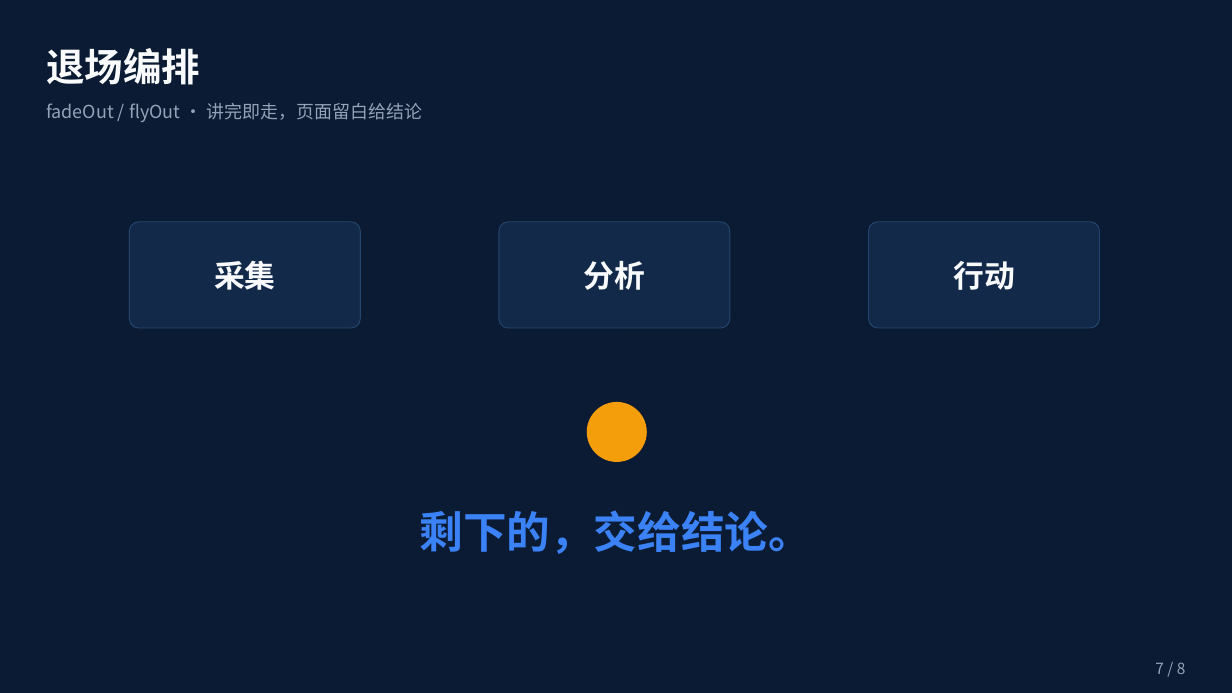
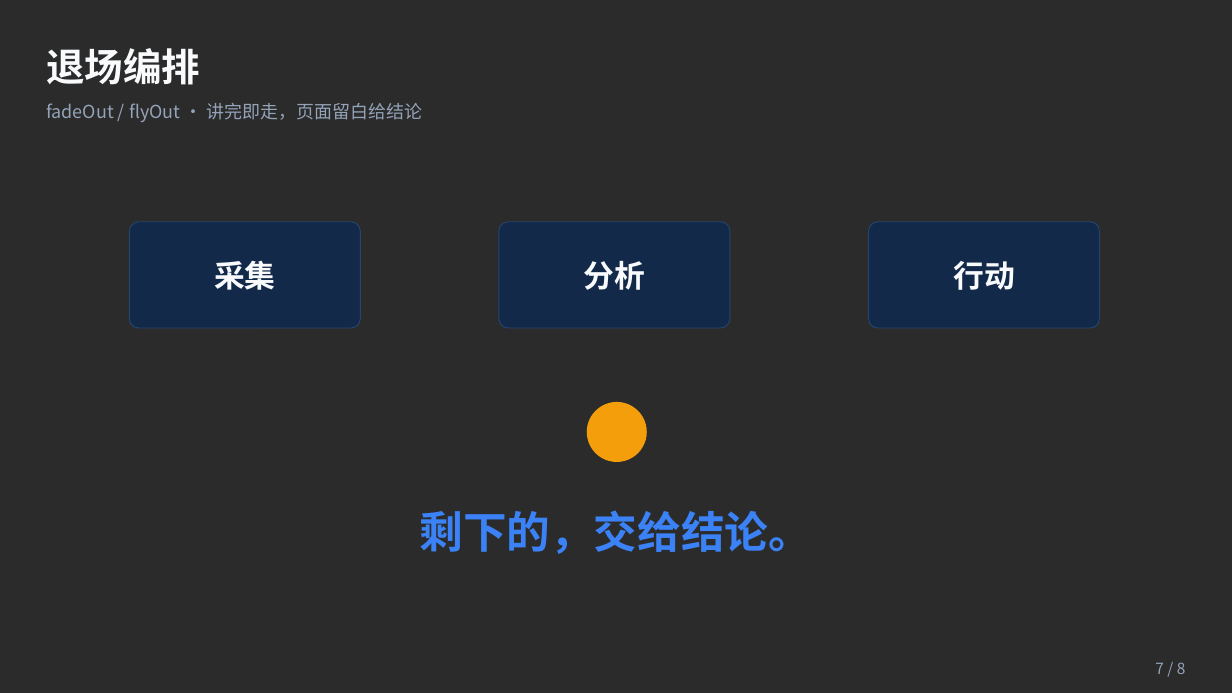
Before and after one commit to LemonZZH/Office-Agent, a slide deck: slide 7 of examples/effects-showcase/动效能力演示.pptx. Drawn at 1232x693 pixels with LibreOffice and Linux fonts; fonts in the diff are those of the drawing; background and template pictures are left out; a plain dark background stands for a picture behind light text. Boxes give left, top, right and bottom in pixels: in the first picture for what was removed or moved away, otherwise in the second. Text is boxed around its words. In the diff, an @@ line names an element or a change of style, - is before the commit and + after.

```diff
--- a/examples/effects-showcase/动效能力演示.pptx
+++ b/examples/effects-showcase/动效能力演示.pptx
@@ background #0B1B33 to picture (left out) @@
```
Also in this commit, not shown: 7 other slides changed, 10 other files.
